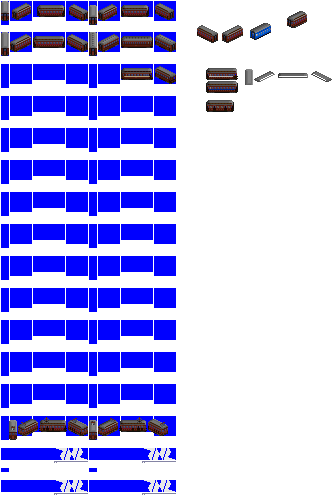
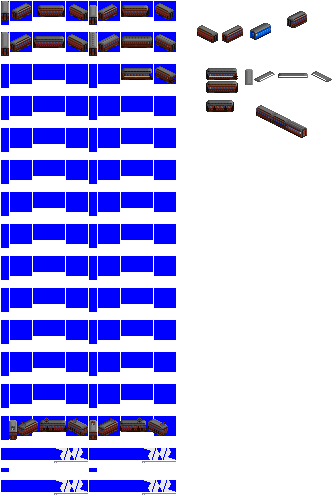
Comparing the layer stacks of the two 335px x 500px images. Changes:
painted on "20m steel" over bbox(89, 38, 307, 138)
